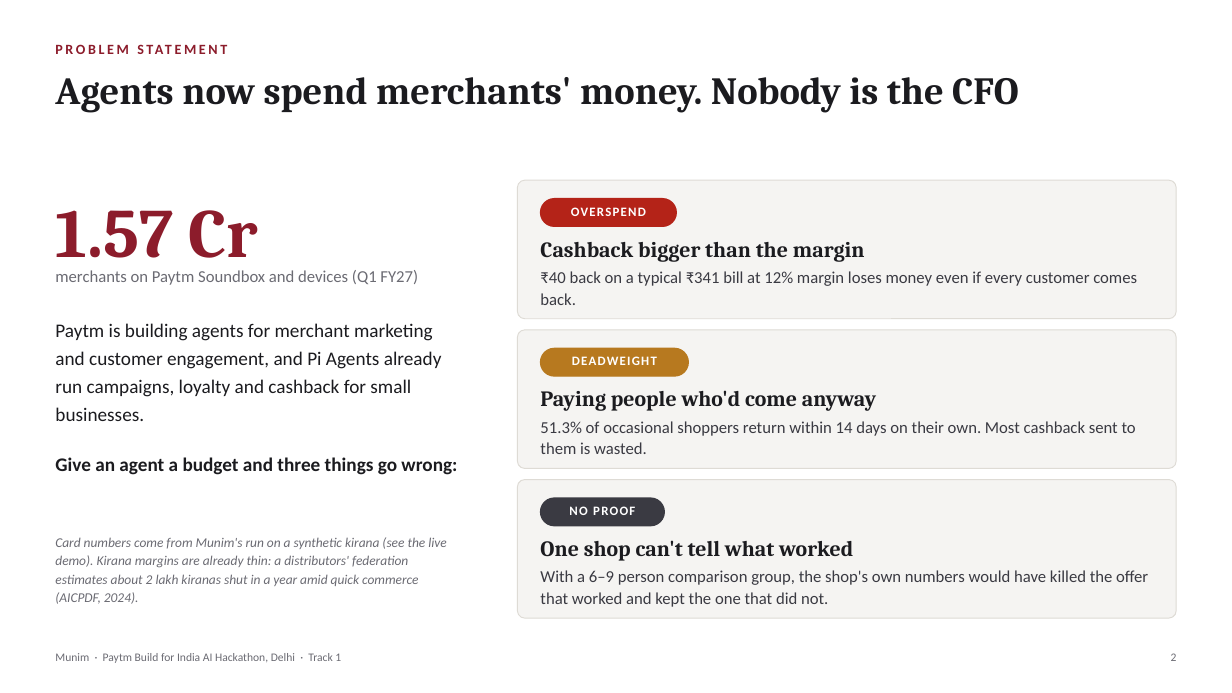
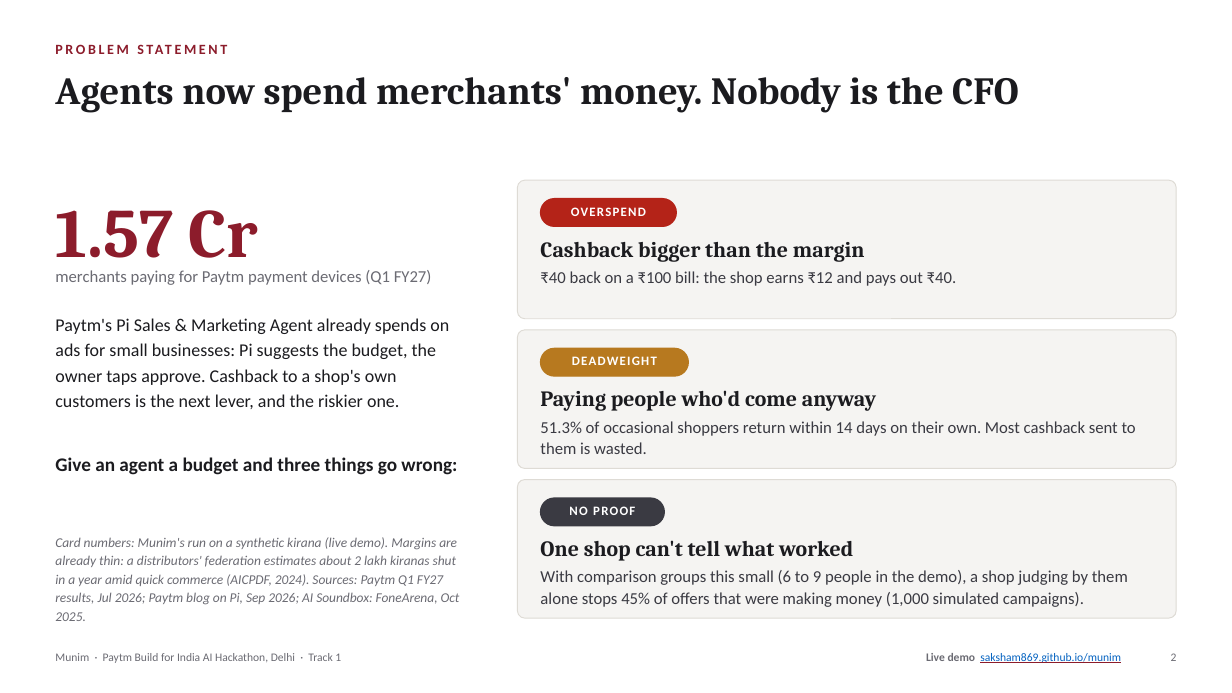
Before and after one commit to saksham869/munim, a slide deck: slide 2 of docs/Munim_Pitch.pptx. Drawn at 1232x693 pixels with LibreOffice and Linux fonts; fonts in the diff are those of the drawing. Boxes give left, top, right and bottom in pixels: in the first picture for what was removed or moved away, otherwise in the second. Text is boxed around its words. In the diff, an @@ line names an element or a change of style, - is before the commit and + after.

Commit message:
Apply review fixes: business model, research, threat model, decision log, stress test

```diff
--- a/docs/Munim_Pitch.pptx
+++ b/docs/Munim_Pitch.pptx
@@ text at [55, 270, 432, 285]: text changed @@
-merchants on Paytm Soundbox and devices (Q1 FY27)
+merchants paying for Paytm payment devices (Q1 FY27)
@@ text at [540, 271, 957, 286]: text changed @@
-₹40 back on a typical ₹341 bill at 12% margin loses money even if every customer comes back.
+₹40 back on a ₹100 bill: the shop earns ₹12 and pays out ₹40.
@@ text at [55, 318, 449, 409]: text changed; size 15 to 14 pt @@
-Paytm is building agents for merchant marketing and customer engagement, and Pi Agents already run campaigns, loyalty and cashback for small businesses.
+Paytm's Pi Sales & Marketing Agent already spends on ads for small businesses: Pi suggests the budget, the owner taps approve. Cashback to a shop's own customers is the next lever, and the riskier one.
@@ text at [55, 537, 460, 621]: text changed @@
-Card numbers come from Munim's run on a synthetic kirana (see the live demo). Kirana margins are already thin: a distributors' federation estimates about 2 lakh kiranas shut in a year amid quick commerce (AICPDF, 2024).
+Card numbers: Munim's run on a synthetic kirana (live demo). Margins are already thin: a distributors' federation estimates about 2 lakh kiranas shut in a year amid quick commerce (AICPDF, 2024). Sources: Paytm Q1 FY27 results, Jul 2026; Paytm blog on Pi, Sep 2026; AI Soundbox: FoneArena, Oct 2025.
@@ text at [540, 570, 1128, 607]: text changed @@
-With a 6–9 person comparison group, the shop's own numbers would have killed the offer that worked and kept the one that did not.
+With comparison groups this small (6 to 9 people in the demo), a shop judging by them alone stops 45% of offers that were making money (1,000 simulated campaigns).
@@ text added at [926, 653, 1121, 663], 9 pt, text #0563C1, underline @@
+Live demo saksham869.github.io/munim
```
Also in this commit, not shown: 10 other slides changed, 51 other files.
